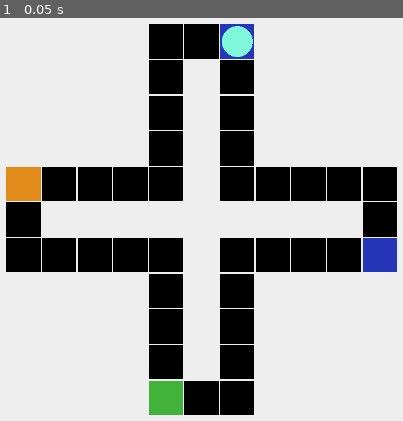
Above: before the commit, frame 1.
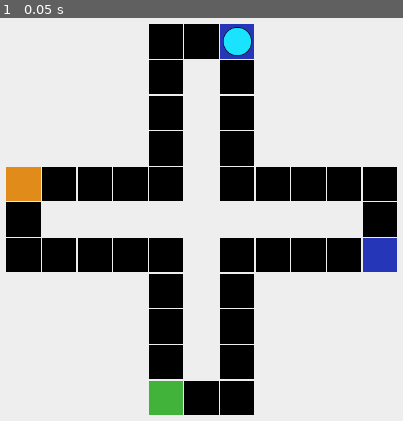
Above: after the commit, the same moment.

Repository: Kielson123/Ludo-Dungeon
Game: Godot game, scene res://main.tscn
The game is run twice, just before and just after one commit, with the same random seed, the same clock (stepped at 60 frames per second) and the same inputs. The engine's default icon, where the game draws it, is replaced by a stand-in: a white triangle on a blue panel in a dark square. Video files are missing from this copy of the repository; at most half a second of black plays in their place.
Inputs:
- Up to frame 1 (0.05 s): no input

The runs differ from the first frame. In frame 1, 0.5% of the frame differs, in the area x 55-63%, y 1-10%.

Commit message:
Changed pawn to vector art

Diff:
--- /dev/null
+++ b/Assets/Game/Pawns/default.svg
@@ -0,0 +1,48 @@
+<?xml version="1.0" encoding="UTF-8" standalone="no"?>
+<!-- Created with Inkscape (http://www.inkscape.org/) -->
+
+<svg
+   width="50"
+   height="50"
+   viewBox="0 0 50 50"
+   version="1.1"
+   id="svg1"
+   inkscape:version="1.4 (86a8ad7, 2024-10-11)"
+   sodipodi:docname="default.svg"
+   xmlns:inkscape="http://www.inkscape.org/namespaces/inkscape"
+   xmlns:sodipodi="http://sodipodi.sourceforge.net/DTD/sodipodi-0.dtd"
+   xmlns="http://www.w3.org/2000/svg"
+   xmlns:svg="http://www.w3.org/2000/svg">
+  <sodipodi:namedview
+     id="namedview1"
+     pagecolor="#ffffff"
+     bordercolor="#000000"
+     borderopacity="0.25"
+     inkscape:showpageshadow="2"
+     inkscape:pageopacity="0.0"
+     inkscape:pagecheckerboard="0"
+     inkscape:deskcolor="#d1d1d1"
+     inkscape:document-units="px"
+     inkscape:zoom="10.69499"
+     inkscape:cx="41.842021"
+     inkscape:cy="48.480644"
+     inkscape:window-width="3840"
+     inkscape:window-height="2054"
+     inkscape:window-x="-11"
+     inkscape:window-y="-11"
+     inkscape:window-maximized="1"
+     inkscape:current-layer="layer1" />
+  <defs
+     id="defs1" />
+  <g
+     inkscape:label="Warstwa 1"
+     inkscape:groupmode="layer"
+     id="layer1">
+    <circle
+       style="fill:#19e3ff;fill-opacity:1;stroke:#000000;stroke-opacity:1"
+       id="path1"
+       cx="25.150129"
+       cy="24.963123"
+       r="22.605007" />
+  </g>
+</svg>
--- a/Game/game.gd
+++ b/Game/game.gd
@@ -34,7 +34,7 @@
 			else:
 				player = Player.new()
 				player.add_to_group("Players")
-				player.texture = load("res://Assets/Game/Pawns/Default.png")
+				player.texture = load("res://Assets/Game/Pawns/default.svg")
 				add_child(player)
 			player.color = player_data["color"]
 		else:
Binary file removed: Assets/Game/Pawns/Default.png
Not shown: 1 places in Game/Boards/Board4/board_4.tscn that only renumber resources
